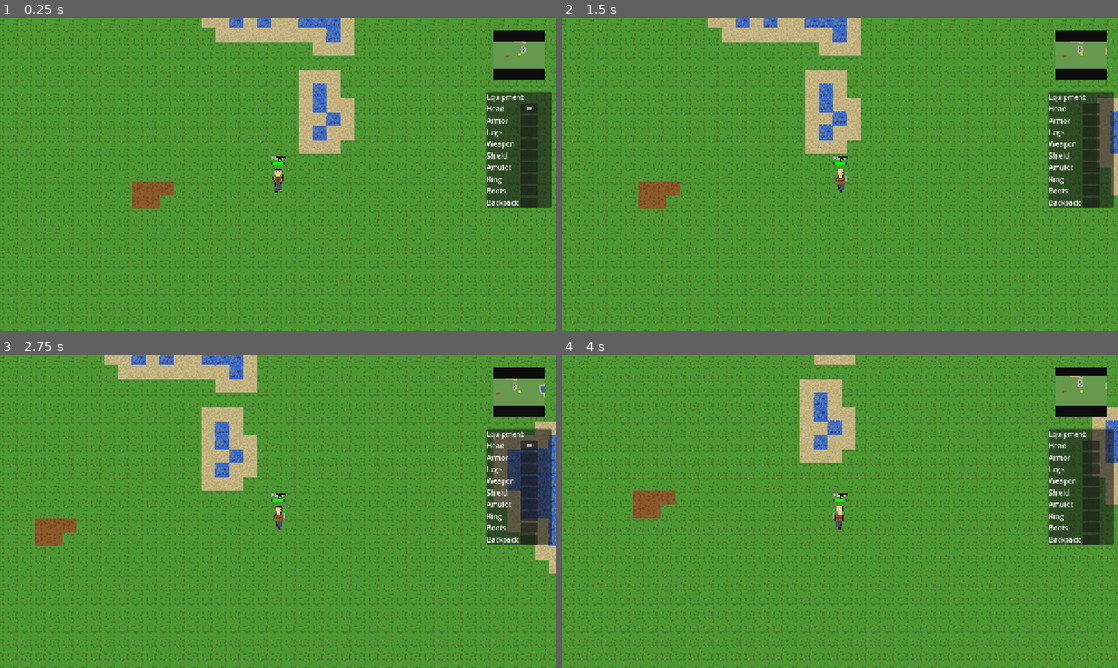
Above: before the commit, frames 1-4 (two rows, left to right).
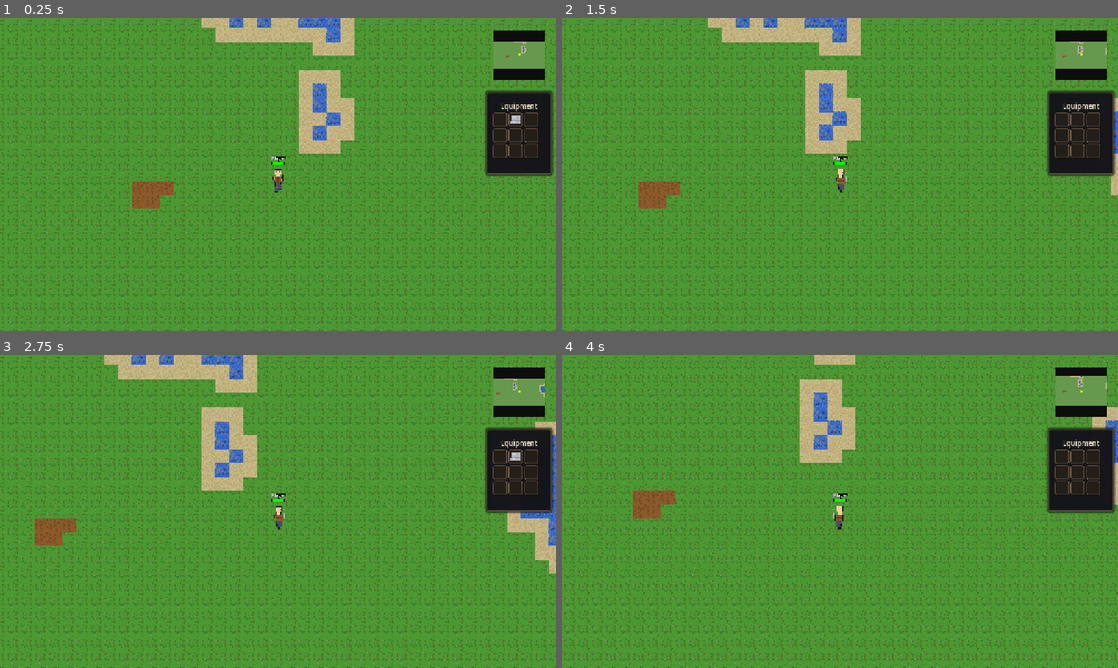
Above: after the commit, the same moments.

Repository: mattzanco/Trithia
Game: Godot game, scene res://scenes/main.tscn
Two runs of this game, one before a commit and one after it. Both use one fixed random seed, a clock stepped at 60 frames per second and the inputs below.
Inputs (mouse positions are in pixels of both pictures, inside the frame that each line leads up to):
- Up to frame 1 (0.25 s): no input
- Up to frame 2 (1.5 s): tap Enter at 0.5 s; move the mouse to (962, 158) at 0.52 s; hold D (move_right) 0.53-1.25 s; tap H at 0.6 s; click (962, 158) at 0.67 s; drag from (728, 190) to (812, 237) at 1.27 s
- Up to frame 3 (2.75 s): move the mouse to (333, 442) at 2.02 s; hold D (move_right) from 2.03 s (still down); tap H at 2.1 s; click (333, 442) at 2.17 s
- Up to frame 4 (4 s): release D (move_right) at 2.75 s; drag from (812, 574) to (673, 464) at 2.77 s; move the mouse to (1006, 558) at 3.52 s; hold A (move_left) from 3.53 s (still down); tap H at 3.6 s; click (1006, 558) at 3.67 s

The runs differ from the first frame. In frame 1, 4.1% of the frame differs, in the area x 87-100%, y 23-61%; in frame 2, 4.1%; in frame 3, 4.4%; in frame 4, 4.1%.

Commit message:
Refine equipment UI and helmet texture

Diff:
--- a/scenes/ui/equipment_menu.tscn
+++ b/scenes/ui/equipment_menu.tscn
@@ -1,9 +1,37 @@
-[gd_scene load_steps=2 format=3]
+[gd_scene load_steps=4 format=3]
 
 [ext_resource type="Script" path="res://scripts/equipment_menu.gd" id="1_equipment_menu"]
 
+[sub_resource type="StyleBoxFlat" id="1_panel_style"]
+bg_color = Color(0.08, 0.08, 0.1, 0.95)
+border_width_left = 2
+border_width_top = 2
+border_width_right = 2
+border_width_bottom = 2
+border_color = Color(0.35, 0.3, 0.25, 1)
+corner_radius_top_left = 5
+corner_radius_top_right = 5
+corner_radius_bottom_right = 5
+corner_radius_bottom_left = 5
+shadow_color = Color(0, 0, 0, 0.6)
+shadow_size = 6
+
+[sub_resource type="StyleBoxFlat" id="2_slot_style"]
+bg_color = Color(0.14, 0.12, 0.1, 1)
+border_width_left = 1
+border_width_top = 1
+border_width_right = 1
+border_width_bottom = 1
+border_color = Color(0.5, 0.4, 0.3, 1)
+corner_radius_top_left = 3
+corner_radius_top_right = 3
+corner_radius_bottom_right = 3
+corner_radius_bottom_left = 3
+shadow_color = Color(0, 0, 0, 0.35)
+shadow_size = 2
+
 [node name="EquipmentMenu" type="Control"]
-custom_minimum_size = Vector2(150, 180)
+custom_minimum_size = Vector2(150, 190)
 script = ExtResource("1_equipment_menu")
 
 [node name="Panel" type="PanelContainer" parent="."]
@@ -16,74 +44,84 @@
 offset_top = 0.0
 offset_right = 0.0
 offset_bottom = 0.0
+theme_override_styles/panel = SubResource("1_panel_style")
 
-[node name="VBox" type="VBoxContainer" parent="Panel"]
+[node name="Margin" type="MarginContainer" parent="Panel"]
 anchors_preset = 15
 anchor_left = 0.0
 anchor_top = 0.0
 anchor_right = 1.0
 anchor_bottom = 1.0
-offset_left = 6.0
-offset_top = 6.0
-offset_right = -6.0
-offset_bottom = -6.0
+offset_left = 8.0
+offset_top = 8.0
+offset_right = -8.0
+offset_bottom = -8.0
 
-[node name="Title" type="Label" parent="Panel/VBox"]
+[node name="Center" type="CenterContainer" parent="Panel/Margin"]
+anchors_preset = 15
+anchor_left = 0.0
+anchor_top = 0.0
+anchor_right = 1.0
+anchor_bottom = 1.0
+offset_left = 0.0
+offset_top = 0.0
+offset_right = 0.0
+offset_bottom = 0.0
+
+[node name="VBox" type="VBoxContainer" parent="Panel/Margin/Center"]
+anchors_preset = 15
+anchor_left = 0.0
+anchor_top = 0.0
+anchor_right = 1.0
+anchor_bottom = 1.0
+offset_left = 0.0
+offset_top = 0.0
+offset_right = 0.0
+offset_bottom = 0.0
+separation = 8
+
+[node name="Title" type="Label" parent="Panel/Margin/Center/VBox"]
 text = "Equipment"
+horizontal_alignment = 1
+modulate = Color(0.9, 0.85, 0.75, 1)
 
-[node name="Slots" type="GridContainer" parent="Panel/VBox"]
-columns = 2
+[node name="SlotGrid" type="GridContainer" parent="Panel/Margin/Center/VBox"]
+columns = 3
+custom_minimum_size = Vector2(120, 120)
+separation = 8
 
-[node name="HeadLabel" type="Label" parent="Panel/VBox/Slots"]
-text = "Head"
+[node name="AmuletSlot" type="Panel" parent="Panel/Margin/Center/VBox/SlotGrid"]
+custom_minimum_size = Vector2(32, 32)
+theme_override_styles/panel = SubResource("2_slot_style")
 
-[node name="HeadSlot" type="Panel" parent="Panel/VBox/Slots"]
-custom_minimum_size = Vector2(40, 18)
+[node name="HeadSlot" type="Panel" parent="Panel/Margin/Center/VBox/SlotGrid"]
+custom_minimum_size = Vector2(32, 32)
+theme_override_styles/panel = SubResource("2_slot_style")
 
-[node name="ArmorLabel" type="Label" parent="Panel/VBox/Slots"]
-text = "Armor"
+[node name="BackpackSlot" type="Panel" parent="Panel/Margin/Center/VBox/SlotGrid"]
+custom_minimum_size = Vector2(32, 32)
+theme_override_styles/panel = SubResource("2_slot_style")
 
-[node name="ArmorSlot" type="Panel" parent="Panel/VBox/Slots"]
-custom_minimum_size = Vector2(40, 18)
+[node name="WeaponSlot" type="Panel" parent="Panel/Margin/Center/VBox/SlotGrid"]
+custom_minimum_size = Vector2(32, 32)
+theme_override_styles/panel = SubResource("2_slot_style")
 
-[node name="LegsLabel" type="Label" parent="Panel/VBox/Slots"]
-text = "Legs"
+[node name="ArmorSlot" type="Panel" parent="Panel/Margin/Center/VBox/SlotGrid"]
+custom_minimum_size = Vector2(32, 32)
+theme_override_styles/panel = SubResource("2_slot_style")
 
-[node name="LegsSlot" type="Panel" parent="Panel/VBox/Slots"]
-custom_minimum_size = Vector2(40, 18)
+[node name="ShieldSlot" type="Panel" parent="Panel/Margin/Center/VBox/SlotGrid"]
+custom_minimum_size = Vector2(32, 32)
+theme_override_styles/panel = SubResource("2_slot_style")
 
-[node name="WeaponLabel" type="Label" parent="Panel/VBox/Slots"]
-text = "Weapon"
+[node name="RingSlot" type="Panel" parent="Panel/Margin/Center/VBox/SlotGrid"]
+custom_minimum_size = Vector2(32, 32)
+theme_override_styles/panel = SubResource("2_slot_style")
 
-[node name="WeaponSlot" type="Panel" parent="Panel/VBox/Slots"]
-custom_minimum_size = Vector2(40, 18)
+[node name="LegsSlot" type="Panel" parent="Panel/Margin/Center/VBox/SlotGrid"]
+custom_minimum_size = Vector2(32, 32)
+theme_override_styles/panel = SubResource("2_slot_style")
 
-[node name="ShieldLabel" type="Label" parent="Panel/VBox/Slots"]
-text = "Shield"
-
-[node name="ShieldSlot" type="Panel" parent="Panel/VBox/Slots"]
-custom_minimum_size = Vector2(40, 18)
-
-[node name="AmuletLabel" type="Label" parent="Panel/VBox/Slots"]
-text = "Amulet"
-
-[node name="AmuletSlot" type="Panel" parent="Panel/VBox/Slots"]
-custom_minimum_size = Vector2(40, 18)
-
-[node name="RingLabel" type="Label" parent="Panel/VBox/Slots"]
-text = "Ring"
-
-[node name="RingSlot" type="Panel" parent="Panel/VBox/Slots"]
-custom_minimum_size = Vector2(40, 18)
-
-[node name="BootsLabel" type="Label" parent="Panel/VBox/Slots"]
-text = "Boots"
-
-[node name="BootsSlot" type="Panel" parent="Panel/VBox/Slots"]
-custom_minimum_size = Vector2(40, 18)
-
-[node name="BackpackLabel" type="Label" parent="Panel/VBox/Slots"]
-text = "Backpack"
-
-[node name="BackpackSlot" type="Panel" parent="Panel/VBox/Slots"]
-custom_minimum_size = Vector2(40, 18)
+[node name="BootsSlot" type="Panel" parent="Panel/Margin/Center/VBox/SlotGrid"]
+custom_minimum_size = Vector2(32, 32)
+theme_override_styles/panel = SubResource("2_slot_style")
--- a/scripts/equipment_menu.gd
+++ b/scripts/equipment_menu.gd
@@ -14,7 +14,7 @@
 
 func _ready():
 	player = get_player_node()
-	head_slot = $Panel/VBox/Slots/HeadSlot
+	head_slot = $Panel/Margin/Center/VBox/SlotGrid/HeadSlot
 	ensure_helmet_icon()
 	set_process_input(true)
 	set_process(true)
@@ -45,37 +45,18 @@
 		return
 	helmet_icon = TextureRect.new()
 	helmet_icon.texture = create_helmet_texture()
-	helmet_icon.size = Vector2(16, 16)
-	helmet_icon.expand_mode = TextureRect.EXPAND_FIT_WIDTH_PROPORTIONAL
+	helmet_icon.size = Vector2(32, 32)
+	helmet_icon.expand_mode = TextureRect.EXPAND_IGNORE_SIZE
 	helmet_icon.mouse_filter = Control.MOUSE_FILTER_IGNORE
 	add_child(helmet_icon)
 
 func create_helmet_texture() -> Texture2D:
-	var img = Image.create(16, 16, false, Image.FORMAT_RGBA8)
-	var metal = helmet_color
-	var highlight = Color(0.85, 0.85, 0.9)
-	var outline = Color(0.1, 0.1, 0.1)
-	# Dome
-	for y in range(3, 9):
-		for x in range(3, 13):
-			img.set_pixel(x, y, metal)
-	# Rim
-	for y in range(9, 11):
-		for x in range(2, 14):
-			img.set_pixel(x, y, metal)
-	# Highlight
-	for y in range(4, 7):
-		for x in range(5, 9):
-			img.set_pixel(x, y, highlight)
-	# Outline
-	for x in range(3, 13):
-		img.set_pixel(x, 3, outline)
-	for x in range(2, 14):
-		img.set_pixel(x, 10, outline)
-	for y in range(3, 11):
-		img.set_pixel(2, y, outline)
-		img.set_pixel(13, y, outline)
-	return ImageTexture.create_from_image(img)
+	var helmet_script = load("res://scripts/helmet_item.gd")
+	if helmet_script:
+		var helmet_instance = helmet_script.new()
+		if helmet_instance and helmet_instance.has_method("get_shared_texture"):
+			return helmet_instance.get_shared_texture()
+	return null
 
 func update_helmet_visual():
 	if helmet_icon == null:
--- a/scripts/helmet_item.gd
+++ b/scripts/helmet_item.gd
@@ -11,30 +11,51 @@
 	requires_adjacent = true
 
 func _draw():
-	# Shaded helmet icon (metal gray)
-	var metal = Color(0.7, 0.7, 0.75)
-	var highlight = Color(0.85, 0.85, 0.9)
-	var shadow = Color(0.55, 0.55, 0.6)
-	var outline = Color(0.1, 0.1, 0.1)
+	var texture = get_helmet_texture()
+	if texture:
+		draw_texture(texture, Vector2.ZERO)
 
-	# Dome base
-	draw_rect(Rect2(6, 4, 20, 9), metal)
-	# Highlight
-	draw_rect(Rect2(8, 5, 6, 3), highlight)
-	# Shadow band
-	draw_rect(Rect2(6, 11, 20, 2), shadow)
+static var _helmet_texture: Texture2D = null
 
-	# Rim
-	draw_rect(Rect2(5, 12, 22, 4), metal)
-	# Rim highlight
-	draw_rect(Rect2(7, 12, 6, 2), highlight)
+static func get_helmet_texture() -> Texture2D:
+	if _helmet_texture == null:
+		var img = Image.create(32, 32, false, Image.FORMAT_RGBA8)
+		var metal = Color(0.7, 0.7, 0.75)
+		var highlight = Color(0.85, 0.85, 0.9)
+		var shadow = Color(0.55, 0.55, 0.6)
+		# No outline
+		# Dome base
+		for y in range(6, 18):
+			for x in range(6, 26):
+				img.set_pixel(x, y, metal)
+		# Highlight
+		for y in range(8, 13):
+			for x in range(10, 16):
+				img.set_pixel(x, y, highlight)
+		# Shadow band
+		for y in range(18, 20):
+			for x in range(6, 26):
+				img.set_pixel(x, y, shadow)
+		# Rim
+		for y in range(20, 24):
+			for x in range(4, 28):
+				img.set_pixel(x, y, metal)
+		# Rim highlight
+		for y in range(20, 22):
+			for x in range(8, 14):
+				img.set_pixel(x, y, highlight)
+		_helmet_texture = ImageTexture.create_from_image(img)
+	return _helmet_texture
 
-	# Outline
-	draw_rect(Rect2(6, 4, 20, 9), outline, false, 1.0)
-	draw_rect(Rect2(5, 12, 22, 4), outline, false, 1.0)
+func get_shared_texture() -> Texture2D:
+	return get_helmet_texture()
 
 func finish_drop():
 	if try_equip_in_ui():
+		return
+	# If dropped over UI but not a valid slot, revert to previous position
+	if is_mouse_over_ui():
+		global_position = original_position
 		return
 	super.finish_drop()
 
@@ -45,3 +66,10 @@
 	if equip_menu.has_method("try_equip_helmet_from_world"):
 		return equip_menu.try_equip_helmet_from_world(self)
 	return false
+
+func is_mouse_over_ui() -> bool:
+	var viewport = get_viewport()
+	if viewport == null:
+		return false
+	var hovered = viewport.gui_get_hovered_control()
+	return hovered != null
